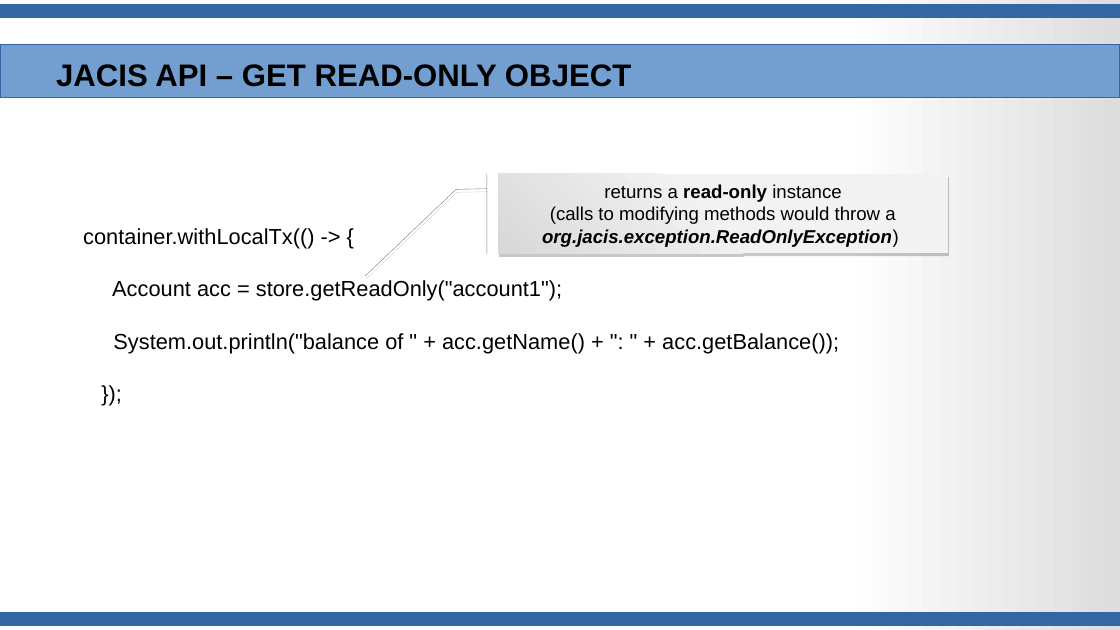
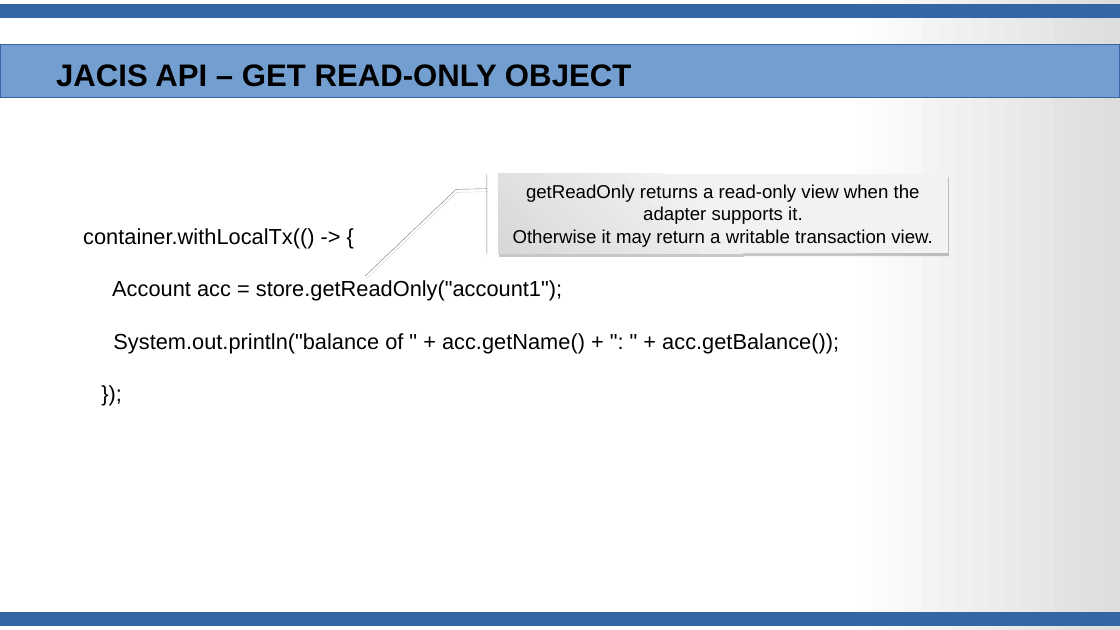
Before and after one commit to JanWiemer/jacis, a slide deck: slide 40 of doc/JACIS-Presentation.odp. Drawn at 1120x630 pixels with LibreOffice and Linux fonts; fonts in the diff are those of the drawing. Boxes give left, top, right and bottom in pixels: in the first picture for what was removed or moved away, otherwise in the second. Text is boxed around its words. In the diff, an @@ line names an element or a change of style, - is before the commit and + after.

```diff
--- a/doc/JACIS-Presentation.odp
+++ b/doc/JACIS-Presentation.odp
@@ text in accent callout at <box>513,184,932,247</box>: text changed @@
-returns a read-only instance
-(calls to modifying methods would throw a org.jacis.exception.ReadOnlyException)
+getReadOnly returns a read-only view when the adapter supports it.
+Otherwise it may return a writable transaction view.
```
Also in this commit, not shown: 20 other slides changed, 1 other file.
